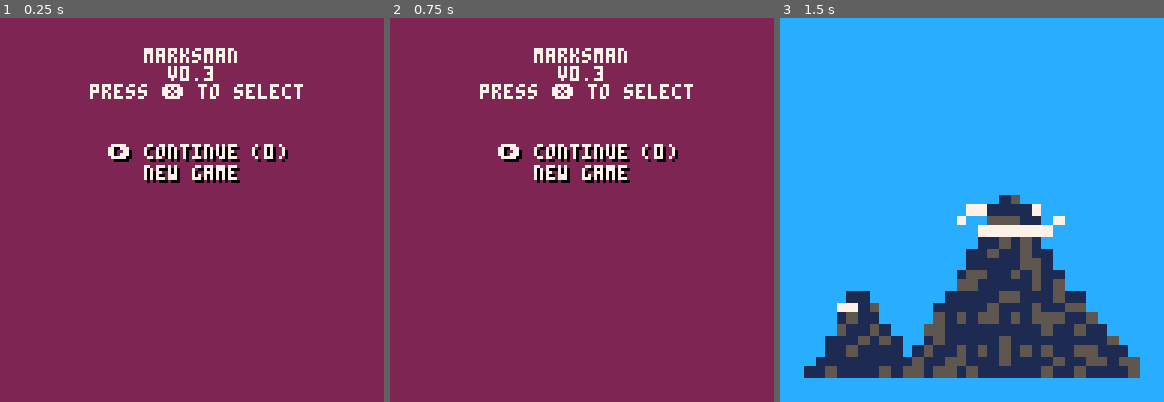
Above: before the commit, frames 1-3 (left to right).
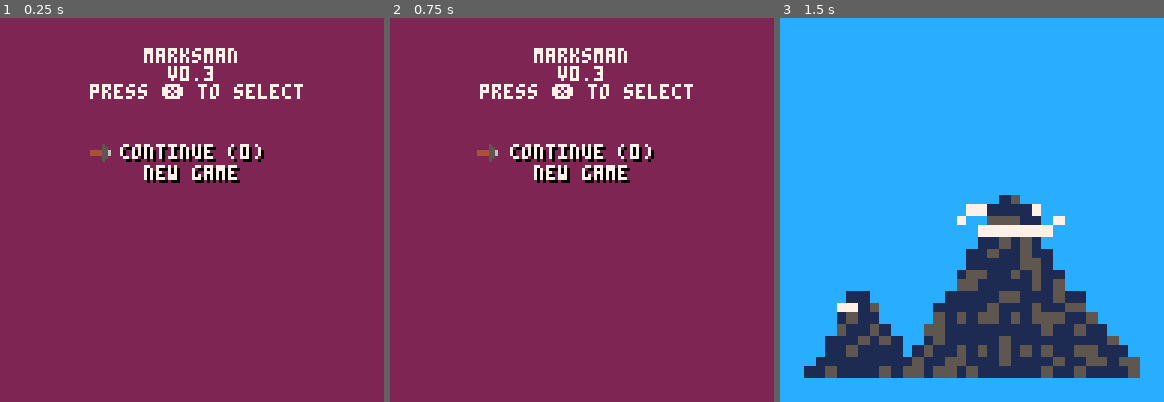
Above: after the commit, the same moments.

Repository: tupini07/games
Game: PICO-8 cartridge marksman-p/marksman.p8
The game is run twice, just before and just after one commit, with the same random seed, the same clock (stepped at 60 frames per second) and the same inputs.
Inputs (mouse positions are in pixels of both pictures, inside the frame that each line leads up to):
- Up to frame 1 (0.25 s): no input
- Up to frame 2 (0.75 s): tap O (Z key) at 0.33, 0.7 s; click (459, 121) at 0.67 s
- Up to frame 3 (1.5 s): tap X (X key) at 1.07 s; click (910, 267) at 1.22 s; tap O (Z key) at 1.43 s

The runs differ from the first frame. In frame 1, 1.6% of the frame differs, in the area x 23-75%, y 32-38%; in frame 2, 1.6%, in the area x 22-75%, y 32-38%; in frame 3, nothing differs.

Commit message:
better menu print with sprite

Diff:
--- a/marksman-p/marksman.p8
+++ b/marksman-p/marksman.p8
@@ -237,9 +237,10 @@
                     PLAYER.y = y * 8
                 end
 
-                if sprt == 5 then
-                    -- this means it's the top left corner of left-facing bullseye
+                if sprt == 57 then
                     bullseye.replace_in_map(x, y, bullseye.orientation.left)
+                elseif sprt == 58 then
+                    bullseye.replace_in_map(x, y, bullseye.orientation.right)
                 end
 
                 if sprt == 37 then
@@ -263,6 +264,7 @@
 BULLSEYE = {
     x = 0,
     y = 0,
+    orientation = 1,
     sprite_x = 0,
     sprite_y = 0,
     hitbox_x = 0,
@@ -271,7 +273,7 @@
     hitbox_w = 0
 }
 
-local orientations = {left = 1}
+local orientations = {left = 1, right = 2}
 
 return {
     orientation = orientations,
@@ -284,20 +286,28 @@
         BULLSEYE.x = mapx * 8
         BULLSEYE.y = mapy * 8
 
-        if type == orientations.left then
+        BULLSEYE.orientation = type
+        if type == orientations.left or type == orientations.right then
             BULLSEYE.sprite_x = 40
             BULLSEYE.sprite_y = 0
+
+            BULLSEYE.hitbox_w = 6
+            BULLSEYE.hitbox_h = 6
+        end
+
+        if type == orientations.left then
             BULLSEYE.hitbox_x = BULLSEYE.x + 6
             BULLSEYE.hitbox_y = BULLSEYE.y + 7
 
-            BULLSEYE.hitbox_w = 6
-            BULLSEYE.hitbox_h = 6
+        elseif type == orientations.right then
+            BULLSEYE.hitbox_x = BULLSEYE.x + 4
+            BULLSEYE.hitbox_y = BULLSEYE.y + 7
         end
     end,
 
     draw = function()
         sspr(BULLSEYE.sprite_x, BULLSEYE.sprite_y, 16, 16, BULLSEYE.x,
-             BULLSEYE.y)
+             BULLSEYE.y, 16, 16, BULLSEYE.orientation == orientations.right)
     end
 }
 end
@@ -492,9 +502,10 @@
                     PLAYER.y = y * 8
                 end
 
-                if sprt == 5 then
-                    -- this means it's the top left corner of left-facing bullseye
+                if sprt == 57 then
                     bullseye.replace_in_map(x, y, bullseye.orientation.left)
+                elseif sprt == 58 then
+                    bullseye.replace_in_map(x, y, bullseye.orientation.right)
                 end
 
                 if sprt == 37 then
@@ -1152,22 +1163,18 @@
     rectfill(10, 32, 117, 120, 7)
     color(0)
     print("\ntodo:", 12, 34)
-    print("- background (parallax,\n  a tree?)")
     print("- nicer win panel")
     print("- sfx")
     print("- music?")
     print("- more levels")
-    print("- level intro / symbolizer")
-    print("- build script: replace\n  upper case with symbols")
     print("- apply clipping to arrows")
 end
 
 local function draw_menu()
     local starting_y = 42
     for menu_item in all(menu) do
-        local t = menu_item.text
-        if menu_item.is_selected then t = "➡️ " .. t end
-        print_utils.print_centered_with_backdrop(t, starting_y)
+        print_utils.print_menu_item(menu_item.text, starting_y,
+                                    menu_item.is_selected)
         starting_y = starting_y + 7
     end
 end
@@ -1236,6 +1243,18 @@
 package._c["utils/print"]=function()
 local function get_length_of_text(text) return #text * 4 end
 
+local function print_centered_with_backdrop(text, y, text_color, backdrop_color)
+    if text_color == nil then text_color = 7 end
+    if backdrop_color == nil then backdrop_color = 0 end
+
+    local text_x = 64 - get_length_of_text(text) / 2
+
+    print(text, text_x + 1, y + 1, backdrop_color)
+    print(text, text_x, y, text_color)
+end
+
+local menu_item_bobbing = false
+
 return {
     get_length_of_text = get_length_of_text,
     print_centered = function(text, y, color)
@@ -1243,15 +1262,22 @@
         local text_x = 64 - get_length_of_text(text) / 2
         print(text, text_x, y, color)
     end,
-    print_centered_with_backdrop = function(text, y, text_color, backdrop_color)
-        if text_color == nil then text_color = 7 end
-        if backdrop_color == nil then backdrop_color = 0 end
-
-        local text_x = 64 - get_length_of_text(text) / 2
-
-        print(text, text_x + 1, y + 1, backdrop_color)
-        print(text, text_x, y, text_color)
-    end
+    print_menu_item = function(text, y, is_selected)
+        print_centered_with_backdrop(text, y)
+        if is_selected then
+            local selector_x = (64 - get_length_of_text(text) / 2) - 10
+
+            local extra_spacing = 0
+            if GLOBAL_TIMER % 23 == 0 then
+                menu_item_bobbing = not menu_item_bobbing
+            end
+
+            if menu_item_bobbing then selector_x = selector_x - 1 end
+
+            sspr(65, 25, 7, 6, selector_x, y)
+        end
+    end,
+    print_centered_with_backdrop = print_centered_with_backdrop
 }
 end
 package._c["utils/debug"]=function()
@@ -1333,13 +1359,13 @@
 0000000000000000000040006000005000400000444444440005500000055000504000000504000005050400000000000000040508822e000000888888888000
 00000000000000000000700000000000640000000005500000500500005005000040000000040000000004000000000000000400000110000000888080888000
 00000000000000000007070000000000060000000050050000055000000550000040000000040000000004000000000000000400000cc0000000088888880000
-00000000000000000000000000000000555555555555555555555555555555550000000000000000000000000000000000000900000090000080008000800080
-00000000000000000000000000000000557575757575757575757575050505050000000000000000000000000000000000000090000900000088888888888880
-00000000000000000000000000000000577777777777777777777755060606060000000000000000000000000000000000000099999900900000880088088000
-00000000000000000000000000000000557777777777777777777775000000000000000000000000000000000000000000000099999909900000000088000000
-00000000000000000000000000000000577777777777777777777755000000000000000000000000000000000000000000000009999099000000000888800000
-00000000000000000000000000000000557777777777777777777775000000000000000000000000000000000000000000000009999990000000008800880000
-00000000000000000000000000000000577777777777777777777755000000000000000000000000000000000000000000000009999000000000008000080000
+00000000000000000000000000000000555555555555555555555555555555550000000000577000007750000000000000000900000090000080008000800080
+00000000000000000000000000000000557575757575757575757575050505050000050000000000000000000000000000000090000900000088888888888880
+00000000000000000000000000000000577777777777777777777755060606060000055000577000007750000000000000000099999900900000880088088000
+00000000000000000000000000000000557777777777777777777775000000000444455600507000007050000000000000000099999909900000000088000000
+00000000000000000000000000000000577777777777777777777755000000000444455600570000007700000000000000000009999099000000000888800000
+00000000000000000000000000000000557777777777777777777775000000000000055000507000007050000000000000000009999990000000008800880000
+00000000000000000000000000000000577777777777777777777755000000000000050000577000007750000000000000000009999000000000008000080000
 00000000000000000000000000000000557777777777777777777775000000000000000000000000000000000000000000000009009000000000088800888000
 00000000044444000044444000000000577777777777777777777755000000000000000000000000100000000000000000000000000000000000000000000000
 00000000449999dddd99994400000000557777777777777777777775000000000000000000000000011000100000000000000000000000000000000000000000
@@ -1560,16 +1586,16 @@
 11000000000000000000000000000011110000000000006a6b6c000000000011110000000000000000000000000000110000000000000000000000000000000000000000000000000000000000000000000000000000000000000000000000000000000000000000000000000000000000000000000000000000000000000000
 1100005d5e5f0000000000000000001111000000000000000000005a5b5c0011110000000000000000000000000000110000000000000000000000000000000000000000000000000000000000000000000000000000000000000000000000000000000000000000000000000000000000000000000000000000000000000000
 1100006d6e6f0000000000000000001111000000000000000000006a6b6c0011110000000000000000000001000000110000000000000000000000000000000000000000000000000000000000000000000000000000000000000000000000000000000000000000000000000000000000000000000000000000000000000000
-1100000000000000000000000005061111005d5e5f0000000000000000000011010101000000000000000001000000110000000000000000000000000000000000000000000000000000000000000000000000000000000000000000000000000000000000000000000000000000000000000000000000000000000000000000
-1100000000000000000000000015161111006d6e6f0000000000000000000011110000000000000000000001000000110000000000000000000000000000000000000000000000000000000000000000000000000000000000000000000000000000000000000000000000000000000000000000000000000000000000000000
-1100000000000000000000000011111111000000000000000000000000000011110000000000000000000001000000110000000000000000000000000000000000000000000000000000000000000000000000000000000000000000000000000000000000000000000000000000000000000000000000000000000000000000
-1100000000000000000000000000001111000000000000000000000000000011110001000000000000000000000000110000000000000000000000000000000000000000000000000000000000000000000000000000000000000000000000000000000000000000000000000000000000000000000000000000000000000000
-1128000000000000000050515253001111000000000000000000000000000011110001000000000000000000000000110000000000000000000000000000000000000000000000000000000000000000000000000000000000000000000000000000000000000000000000000000000000000000000000000000000000000000
-1100030000000000000060616263001111000000000000000000000000000011110101000000000000000000000000110000000000000000000000000000000000000000000000000000000000000000000000000000000000000000000000000000000000000000000000000000000000000000000000000000000000000000
-1101000000000000000070717273001111000000000000000000000000000011110000000000000000000000000000110000000000000000000000000000000000000000000000000000000000000000000000000000000000000000000000000000000000000000000000000000000000000000000000000000000000000000
-1102000000000000000000008283001111000000000000000000000000000011110000000000000000000000000000110000000000000000000000000000000000000000000000000000000000000000000000000000000000000000000000000000000000000000000000000000000000000000000000000000000000000000
-1102280001000000250000919293001111000300000000000011050611000011110000000011110000000000000000110000000000000000000000000000000000000000000000000000000000000000000000000000000000000000000000000000000000000000000000000000000000000000000000000000000000000000
-1102010102010101010101020202011111000000000000000011151611000011110000111111110011111111111100110000000000000000000000000000000000000000000000000000000000000000000000000000000000000000000000000000000000000000000000000000000000000000000000000000000000000000
+1100000000000000000000000000001111005d5e5f0000000000000000000011010101000000000000000001000000110000000000000000000000000000000000000000000000000000000000000000000000000000000000000000000000000000000000000000000000000000000000000000000000000000000000000000
+113a000000000000000000000000001111006d6e6f0000000000000000000011110000000000000000000001000000110000000000000000000000000000000000000000000000000000000000000000000000000000000000000000000000000000000000000000000000000000000000000000000000000000000000000000
+1100000000000000000000000000001111000000000000000000000000000011110000000000000000000001000000110000000000000000000000000000000000000000000000000000000000000000000000000000000000000000000000000000000000000000000000000000000000000000000000000000000000000000
+1111110000000003000000000000001111000000000000000000000000000011110001000000000000000000000000110000000000000000000000000000000000000000000000000000000000000000000000000000000000000000000000000000000000000000000000000000000000000000000000000000000000000000
+1111110000000000000050515253001111000000000000000000000000000011110001000000000000000000000000110000000000000000000000000000000000000000000000000000000000000000000000000000000000000000000000000000000000000000000000000000000000000000000000000000000000000000
+1111111111111111110060616263001111000000000000000000000000000011110101000000000000000000000000110000000000000000000000000000000000000000000000000000000000000000000000000000000000000000000000000000000000000000000000000000000000000000000000000000000000000000
+1134353535353536110070717273001111000000000000000000000000000011110000000000000000000000000000110000000000000000000000000000000000000000000000000000000000000000000000000000000000000000000000000000000000000000000000000000000000000000000000000000000000000000
+1144454545454546110100008283001111000000000000000000000000000011110000000000000000000000000000110000000000000000000000000000000000000000000000000000000000000000000000000000000000000000000000000000000000000000000000000000000000000000000000000000000000000000
+1144454545454546110200919293001111000300000000000011390011000011110000000011110000000000000000110000000000000000000000000000000000000000000000000000000000000000000000000000000000000000000000000000000000000000000000000000000000000000000000000000000000000000
+1154555555555556110201020202011111000000000000000011000011000011110000111111110011111111111100110000000000000000000000000000000000000000000000000000000000000000000000000000000000000000000000000000000000000000000000000000000000000000000000000000000000000000
 1111111111111111111111111111111111111111111111111111111111111111111111111111111111111111111111110000000000000000000000000000000000000000000000000000000000000000000000000000000000000000000000000000000000000000000000000000000000000000000000000000000000000000
 
 
--- a/marksman-p/src/states/intro_state.lua
+++ b/marksman-p/src/states/intro_state.lua
@@ -23,22 +23,18 @@
     rectfill(10, 32, 117, 120, 7)
     color(0)
     print("\ntodo:", 12, 34)
-    print("- background (parallax,\n  a tree?)")
     print("- nicer win panel")
     print("- sfx")
     print("- music?")
     print("- more levels")
-    print("- level intro / symbolizer")
-    print("- build script: replace\n  upper case with symbols")
     print("- apply clipping to arrows")
 end
 
 local function draw_menu()
     local starting_y = 42
     for menu_item in all(menu) do
-        local t = menu_item.text
-        if menu_item.is_selected then t = "➡️ " .. t end
-        print_utils.print_centered_with_backdrop(t, starting_y)
+        print_utils.print_menu_item(menu_item.text, starting_y,
+                                    menu_item.is_selected)
         starting_y = starting_y + 7
     end
 end
--- a/marksman-p/src/utils/print.lua
+++ b/marksman-p/src/utils/print.lua
@@ -1,4 +1,16 @@
 local function get_length_of_text(text) return #text * 4 end
+
+local function print_centered_with_backdrop(text, y, text_color, backdrop_color)
+    if text_color == nil then text_color = 7 end
+    if backdrop_color == nil then backdrop_color = 0 end
+
+    local text_x = 64 - get_length_of_text(text) / 2
+
+    print(text, text_x + 1, y + 1, backdrop_color)
+    print(text, text_x, y, text_color)
+end
+
+local menu_item_bobbing = false
 
 return {
     get_length_of_text = get_length_of_text,
@@ -7,13 +19,20 @@
         local text_x = 64 - get_length_of_text(text) / 2
         print(text, text_x, y, color)
     end,
-    print_centered_with_backdrop = function(text, y, text_color, backdrop_color)
-        if text_color == nil then text_color = 7 end
-        if backdrop_color == nil then backdrop_color = 0 end
+    print_menu_item = function(text, y, is_selected)
+        print_centered_with_backdrop(text, y)
+        if is_selected then
+            local selector_x = (64 - get_length_of_text(text) / 2) - 10
 
-        local text_x = 64 - get_length_of_text(text) / 2
+            local extra_spacing = 0
+            if GLOBAL_TIMER % 23 == 0 then
+                menu_item_bobbing = not menu_item_bobbing
+            end
 
-        print(text, text_x + 1, y + 1, backdrop_color)
-        print(text, text_x, y, text_color)
-    end
+            if menu_item_bobbing then selector_x = selector_x - 1 end
+
+            sspr(65, 25, 7, 6, selector_x, y)
+        end
+    end,
+    print_centered_with_backdrop = print_centered_with_backdrop
 }
Not shown, changed: marksman-p/sprites.aseprite
